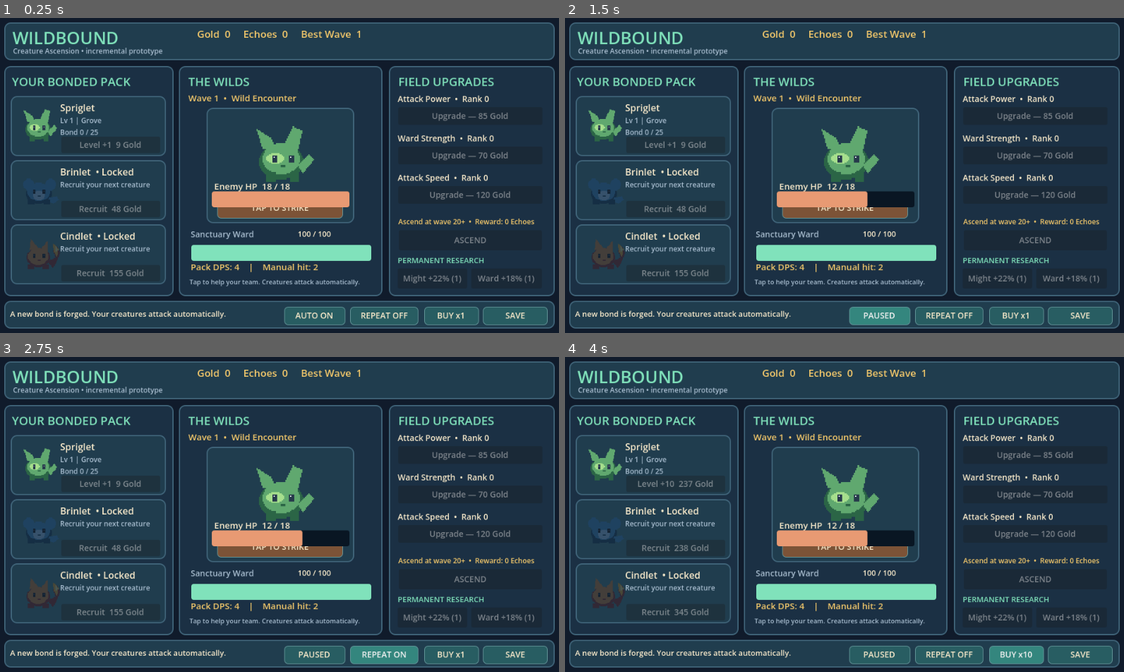
Above: before the commit, frames 1-4 (two rows, left to right).
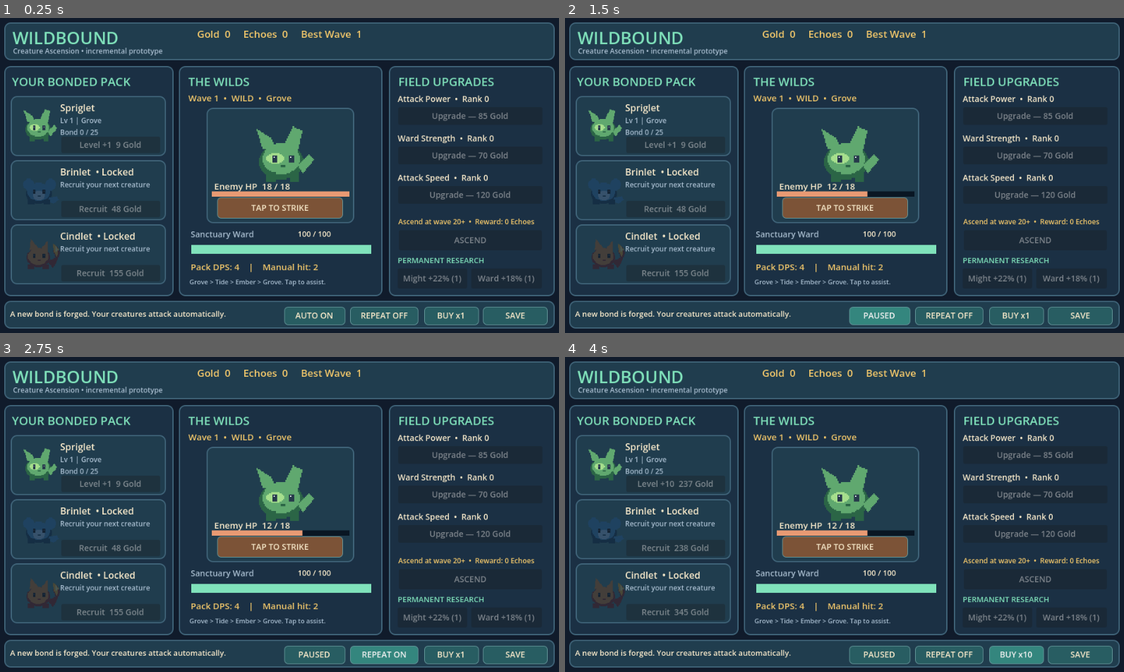
Above: after the commit, the same moments.

Repository: blushark5/Wildbound
Game: Godot game, scene res://scenes/incremental/wildbound_idle.tscn
Two runs of this game, one before a commit and one after it. Both use one fixed random seed, a clock stepped at 60 frames per second and the inputs below.
Inputs:
- Up to frame 1 (0.25 s): no input
- Up to frame 2 (1.5 s): click "TAP TO STRIKE" at 0.5 s; click "AUTO ON" at 1.25 s
- Up to frame 3 (2.75 s): click "REPEAT OFF" at 2 s
- Up to frame 4 (4 s): click "REPEAT ON" at 2.75 s; click "BUY x1" at 3.5 s

The runs differ from the first frame. In frame 1, 1.9% of the frame differs, in the area x 33-67%, y 24-86%; in frame 2, 1.9%; in frame 3, 1.9%; in frame 4, 1.9%.

Commit message:
polish(ui): replace oversized themed bars with pixel-accurate health strips and display elemental enemy affinity

Diff:
--- a/scripts/incremental/main.gd
+++ b/scripts/incremental/main.gd
@@ -13,8 +13,8 @@
 var buttons: Dictionary = {}
 var portraits: Dictionary = {}
 var enemy_portrait: TextureRect
-var enemy_bar: ProgressBar
-var ward_bar: ProgressBar
+var enemy_bar: ColorRect
+var ward_bar: ColorRect
 var running: bool = true
 var buy_batch: int = 1
 var ui_clock: float = 0.0
@@ -110,21 +110,22 @@
     var path: String = "res://assets/%s%s_front.png" % [kind,extra]
     picture.texture = load(path) as Texture2D
 
-func _make_bar(at: Rect2, tint: Color) -> ProgressBar:
-    var bar := ProgressBar.new()
-    bar.position = at.position
-    bar.size = at.size
-    bar.show_percentage = false
-    var backdrop := StyleBoxFlat.new()
-    backdrop.bg_color = Color("#091623")
-    backdrop.set_corner_radius_all(4)
-    bar.add_theme_stylebox_override("background",backdrop)
-    var fill := StyleBoxFlat.new()
-    fill.bg_color = tint
-    fill.set_corner_radius_all(4)
-    bar.add_theme_stylebox_override("fill",fill)
-    add_child(bar)
-    return bar
+func _make_bar(at: Rect2, tint: Color) -> ColorRect:
+    # Pixel-exact colors prevent minimum-height ProgressBar theming from
+    # obscuring the main tap button at small logical game resolutions.
+    var background := ColorRect.new()
+    background.position = at.position
+    background.size = at.size
+    background.color = Color("#091623")
+    background.mouse_filter = Control.MOUSE_FILTER_IGNORE
+    add_child(background)
+    var fill := ColorRect.new()
+    fill.position = at.position
+    fill.size = at.size
+    fill.color = tint
+    fill.mouse_filter = Control.MOUSE_FILTER_IGNORE
+    add_child(fill)
+    return fill
 
 func _build_interface() -> void:
     var background := ColorRect.new()
@@ -160,7 +161,7 @@
     _make_label("ward_value","",Rect2(511,360,130,22),13,PAPER)
     ward_bar = _make_bar(Rect2(330,388,306,15),MINT)
     _make_label("battle_dps","",Rect2(329,414,311,21),15,GOLD)
-    _make_label("hint","Tap to help your team. Creatures attack automatically.",Rect2(327,443,316,25),11,MUTED)
+    _make_label("hint","Grove > Tide > Ember > Grove. Tap to assist.",Rect2(327,443,316,25),11,MUTED)
 
     _make_panel(Rect2(666,84,282,391))
     _make_label("module_title","FIELD UPGRADES",Rect2(682,96,246,28),20,MINT)
@@ -207,15 +208,15 @@
         buttons["buy_"+kind].disabled = game.gold < cost
         _load_portrait(portraits[kind],kind)
         portraits[kind].modulate = Color.WHITE if level > 0 else Color(0.35,0.4,0.5,0.7)
-    labels["arena_sub"].text = "Wave %d  •  %s" % [game.wave,"BOSS ENCOUNTER" if game.enemy_is_boss() else "Wild Encounter"]
+    labels["arena_sub"].text = "Wave %d  •  %s  •  %s" % [game.wave,"BOSS" if game.enemy_is_boss() else "WILD",str(ENGINE.SPECIES[game.enemy_species]["element"])]
     var enemy_path: String = "res://assets/%s_front.png" % game.enemy_species
     if game.enemy_is_boss():
         enemy_path = "res://assets/%s_evo_front.png" % game.enemy_species
     enemy_portrait.texture = load(enemy_path) as Texture2D
     labels["enemy_hp"].text = "Enemy HP  %s / %s" % [_fmt(maxf(0.0,game.enemy_hp)),_fmt(game.enemy_max_hp)]
-    enemy_bar.value = clampf(game.enemy_hp/maxf(1.0,game.enemy_max_hp)*100.0,0.0,100.0)
+    enemy_bar.size.x = 234.0*clampf(game.enemy_hp/maxf(1.0,game.enemy_max_hp),0.0,1.0)
     labels["ward_value"].text = "%s / %s" % [_fmt(game.ward),_fmt(game.max_ward())]
-    ward_bar.value = clampf(game.ward/maxf(1.0,game.max_ward())*100.0,0.0,100.0)
+    ward_bar.size.x = 306.0*clampf(game.ward/maxf(1.0,game.max_ward()),0.0,1.0)
     labels["battle_dps"].text = "Pack DPS: %s    |    Manual hit: %s" % [_fmt(game.total_dps()),_fmt(maxf(2.0,game.total_dps()*0.53))]
     for kind in ENGINE.MODULES:
         var rank: int = int(game.modules[kind])
